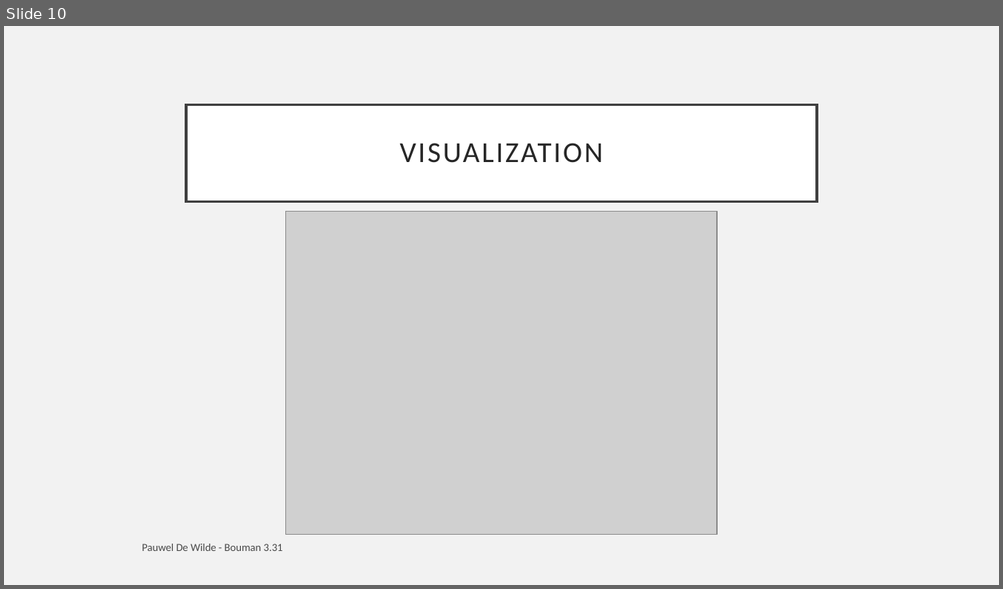
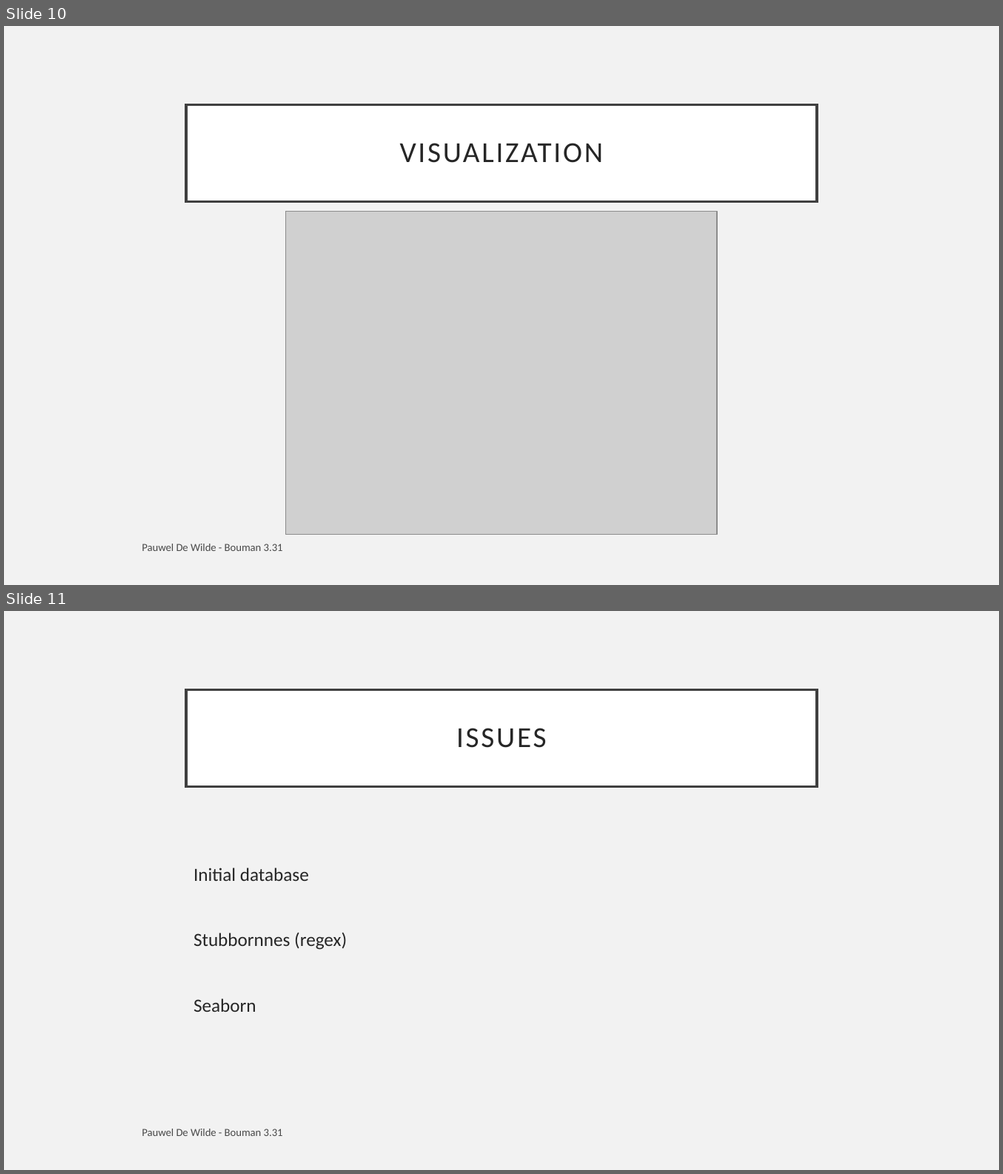
Before and after one commit to Pauwel1/Data-Analysis, a slide deck: Data_Analysis.pptx. Shown one above the other, each under a label of ours: slide 10 before the commit, slides 10 and 11 after it. The pictures are 1003x589 and 1003x1174 pixels, drawn with LibreOffice and Linux fonts; fonts in the diff are those of the drawing; grey boxes stand for pictures. Boxes give left, top, right and bottom in pixels: in the first picture for what was removed or moved away, otherwise in the second. Text is boxed around its words. In the diff, an @@ line names an element or a change of style, - is before the commit and + after.

```diff
--- a/Data_Analysis.pptx
+++ b/Data_Analysis.pptx
@@ slide 11 added at (4, 611, 999, 1170), background #F2F2F2 @@
@@ title added at (186, 689, 817, 786), fill #FFFFFF, outline #404040 2.5 pt, 28 pt, text #262626 @@
+ISSUES
@@ text added at (193, 868, 347, 1012), 18 pt, text #262626 @@
+Initial database
+Stubbornnes (regex)
+Seaborn
@@ text added at (142, 1129, 283, 1136), 10.5 pt, text #000000 at 70% opacity @@
+Pauwel De Wilde - Bouman 3.31
```
Also in this commit, not shown: 1 other slide added.
